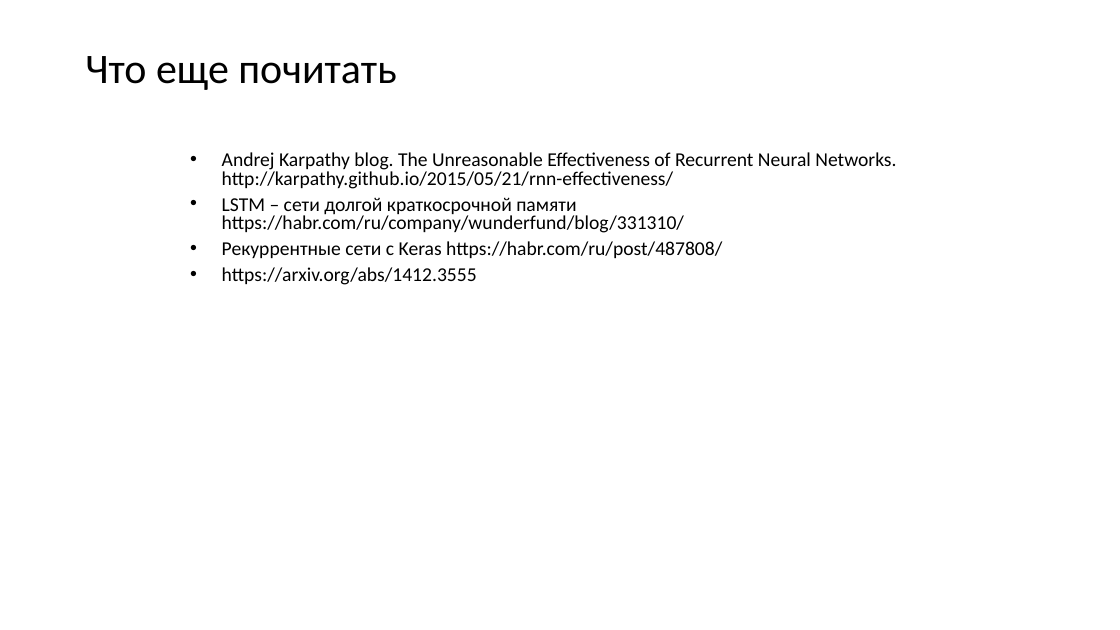
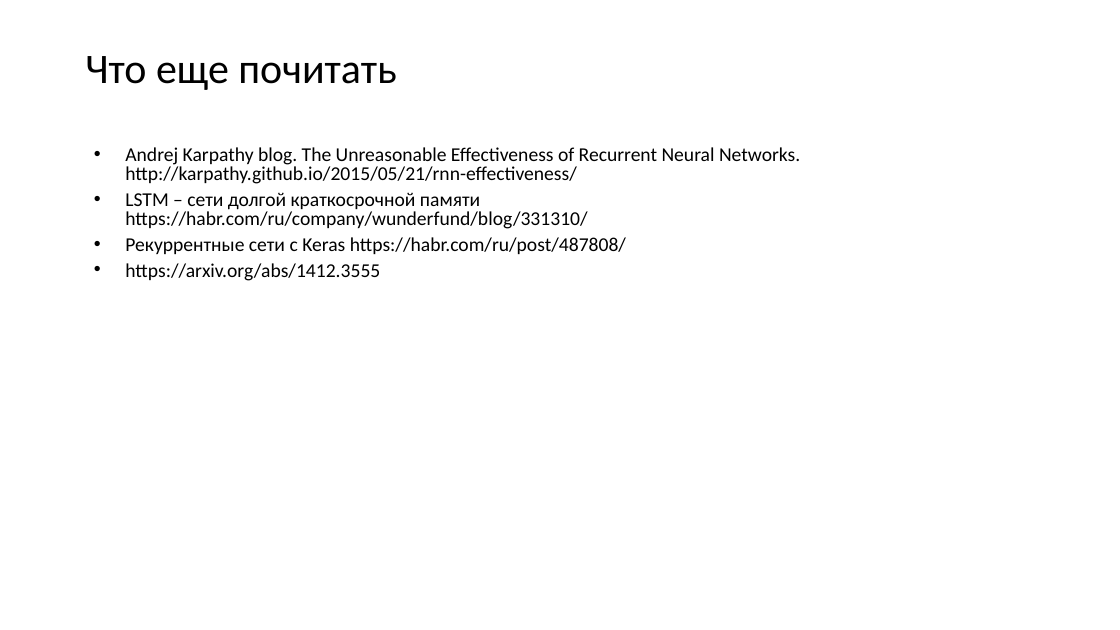
Before and after one commit to CyberLympha/Data-Science-Course, a slide deck: slide 27 of презентации/Рекуррентные нейронные сети.ppt (slide 19 before the commit). Drawn at 1120x630 pixels with LibreOffice and Linux fonts; fonts in the diff are those of the drawing. Boxes give left, top, right and bottom in pixels: in the first picture for what was removed or moved away, otherwise in the second. Text is boxed around its words. In the diff, an @@ line names an element or a change of style, - is before the commit and + after.

```diff
--- a/презентации/Рекуррентные нейронные сети.ppt
+++ b/презентации/Рекуррентные нейронные сети.ppt
@@ text "Andrej Karpathy blog. The Unreasonable ...": place and size @@
-text "Andrej Karpathy blog. The Unreasonable ..." at <box>222,152,896,285</box>
+text "Andrej Karpathy blog. The Unreasonable ..." at <box>125,147,800,281</box>
```
Also in this commit, not shown: 2 other slides changed, 8 slides added, 12 other files.
